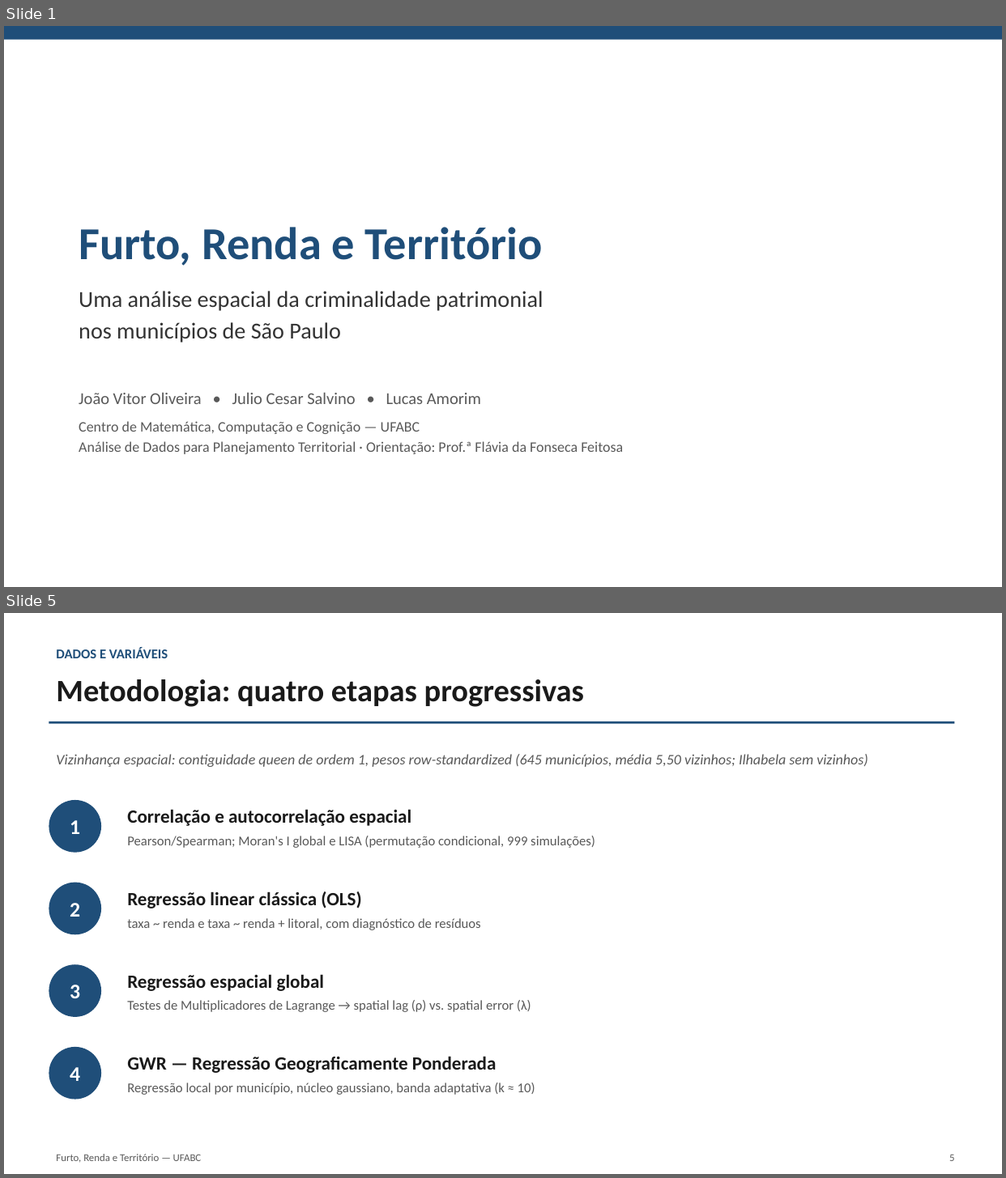
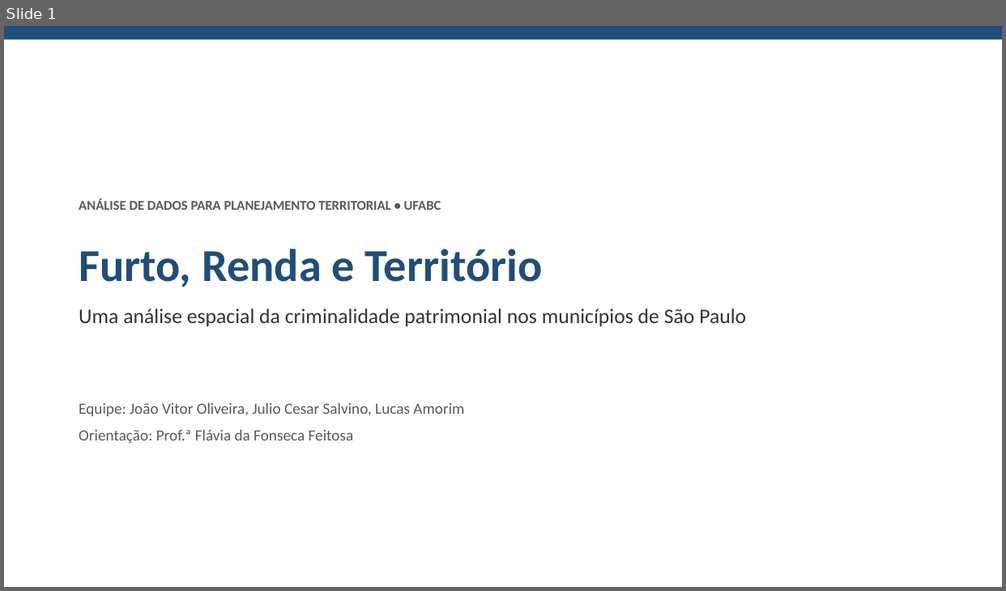
Before and after one commit to euusoujc/territory, a slide deck: slides/apresentacao_final.pptx. Shown one above the other, each under a label of ours: slides 1 and 5 before the commit, slide 1 after it; the slides between them are not shown. The pictures are 1006x1178 and 1006x591 pixels, drawn with LibreOffice and Linux fonts; fonts in the diff are those of the drawing. Boxes give left, top, right and bottom in pixels: in the first picture for what was removed or moved away, otherwise in the second. Text is boxed around its words. In the diff, an @@ line names an element or a change of style, - is before the commit and + after.

Commit message:
refact: apresentação reduzida a 13 slides, sem metodologia, ~10 min
A orientação avaliou que o passo a passo de metodologia não é necessário
na apresentação (ele continua completo no artigo em LaTeX). Reestrutura
os slides fundindo a ordem/estilo de uma referência da equipe com o
conteúdo já validado do projeto:

- Remove o slide de metodologia isolado.
- Adiciona "por que o furto" (outliers por crime, dispersoes_taxas_renda)
  e a matriz de correlação de Pearson, explicitando por que furto foi
  escolhido como variável dependente entre os três crimes.
- Condensa spatial error / GWR renda / GWR+litoral em um único slide de
  três caixas, e funde contrafactual + resíduos por grupo.
- Adiciona um exemplo concreto (São Paulo x Mongaguá) com os coeficientes
  locais do GWR, e uma conclusão numerada de 5 pontos em slide único.
- 15 -> 13 slides. docs/guia_apresentacao.md reescrito para a nova ordem,
  com novas perguntas prováveis da banca.

```diff
--- a/slides/apresentacao_final.pptx
+++ b/slides/apresentacao_final.pptx
@@ slide 5 removed at bbox=[4, 613, 1002, 1174], background #FFFFFF @@
@@ text removed at bbox=[56, 648, 168, 658] @@
-DADOS E VARIÁVEIS
@@ text removed at bbox=[56, 679, 584, 707] @@
-Metodologia: quatro etapas progressivas
@@ rectangle removed at bbox=[49, 722, 955, 724] @@
@@ text removed at bbox=[56, 754, 868, 767] @@
-Vizinhança espacial: contiguidade queen de ordem 1, pesos row-standardized (645 municípios, média 5,50 vizinhos; Ilhabela sem vizinhos)
@@ ellipse removed at bbox=[49, 800, 101, 853] @@
-1
@@ text removed at bbox=[127, 809, 411, 826] @@
-Correlação e autocorrelação espacial
@@ text removed at bbox=[127, 836, 595, 848] @@
-Pearson/Spearman; Moran's I global e LISA (permutação condicional, 999 simulações)
@@ ellipse removed at bbox=[49, 883, 101, 935] @@
-2
@@ text removed at bbox=[127, 892, 361, 909] @@
-Regressão linear clássica (OLS)
@@ text removed at bbox=[127, 918, 481, 931] @@
-taxa ~ renda e taxa ~ renda + litoral, com diagnóstico de resíduos
@@ ellipse removed at bbox=[49, 965, 101, 1017] @@
-3
@@ text removed at bbox=[127, 974, 324, 991] @@
-Regressão espacial global
@@ text removed at bbox=[127, 1000, 531, 1012] @@
-Testes de Multiplicadores de Lagrange → spatial lag (ρ) vs. spatial error (λ)
@@ ellipse removed at bbox=[49, 1047, 101, 1100] @@
-4
@@ text removed at bbox=[127, 1056, 496, 1073] @@
-GWR — Regressão Geograficamente Ponderada
@@ text removed at bbox=[127, 1083, 535, 1095] @@
-Regressão local por município, núcleo gaussiano, banda adaptativa (k ≈ 10)
@@ text removed at bbox=[56, 1154, 202, 1163] @@
-Furto, Renda e Território — UFABC
@@ text removed at bbox=[949, 1155, 954, 1161] @@
-5
@@ slide 1 changed as well @@
@@ text added at bbox=[79, 199, 441, 210], 13 pt, text #595959, bold @@
+ANÁLISE DE DADOS PARA PLANEJAMENTO TERRITORIAL • UFABC
@@ text "Furto, Renda e Território": place and size @@
-text "Furto, Renda e Território" at bbox=[79, 227, 543, 266]
+text "Furto, Renda e Território" at bbox=[79, 249, 543, 288]
@@ text at bbox=[79, 309, 746, 327]: text changed; size 22 to 20 pt @@
-Uma análise espacial da criminalidade patrimonial
-nos municípios de São Paulo
+Uma análise espacial da criminalidade patrimonial nos municípios de São Paulo
@@ text at bbox=[79, 403, 464, 416]: text changed; size 16 to 15 pt @@
-João Vitor Oliveira • Julio Cesar Salvino • Lucas Amorim
+Equipe: João Vitor Oliveira, Julio Cesar Salvino, Lucas Amorim
@@ text at bbox=[79, 429, 354, 443]: text changed; size 14 to 15 pt @@
-Centro de Matemática, Computação e Cognição — UFABC
-Análise de Dados para Planejamento Territorial · Orientação: Prof.ª Flávia da Fonseca Feitosa
+Orientação: Prof.ª Flávia da Fonseca Feitosa
```
Also in this commit, not shown: 7 other slides changed, 5 slides added, 6 other slides removed, 3 other files.
